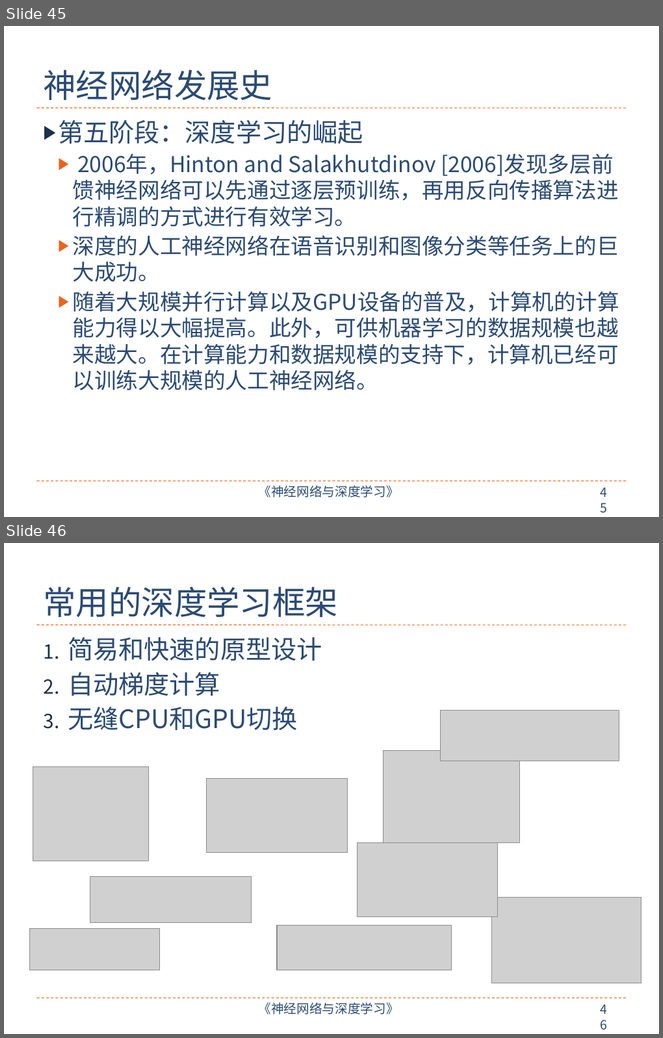
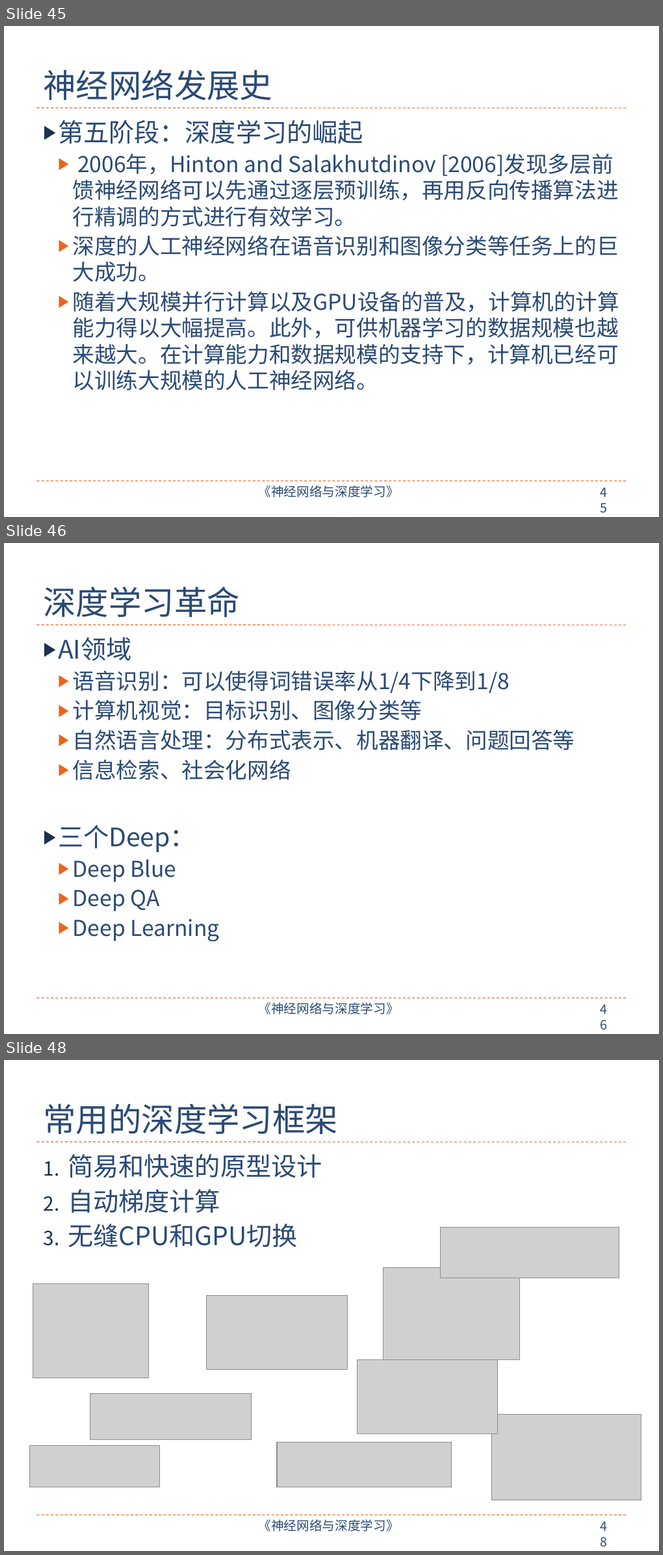
Before and after one commit to nndl/nndl.github.io, a slide deck: ppt/chap-绪论.pptx. Shown one above the other, each under a label of ours: slides 45 and 46 before the commit, slides 45, 46 and 48 after it; the slides between them are not shown. The pictures are 663x1038 and 663x1555 pixels, drawn with LibreOffice and Linux fonts; fonts in the diff are those of the drawing; grey boxes stand for pictures. Boxes give left, top, right and bottom in pixels: in the first picture for what was removed or moved away, otherwise in the second. Text is boxed around its words. In the diff, an @@ line names an element or a change of style, - is before the commit and + after.

Commit message:
chap-前馈神经网络

```diff
--- a/ppt/chap-绪论.pptx
+++ b/ppt/chap-绪论.pptx
@@ slide 46 added at bbox=[4, 543, 659, 1034], background #FFFFFF; not listed: 4 template elements that a slide beside it also shows @@
@@ title added at bbox=[43, 587, 239, 617], 36 pt, text #2A4A75 @@
+深度学习革命
@@ text added at bbox=[58, 637, 575, 942], 24 pt, text #2A4A75 @@
+▶ AI领域
+  ▶ 语音识别：可以使得词错误率从1/4下降到1/8
+  ▶ 计算机视觉：目标识别、图像分类等
+  ▶ 自然语言处理：分布式表示、机器翻译、问题回答等
+  ▶ 信息检索、社会化网络
+▶ 三个Deep：
+  ▶ Deep Blue
+  ▶ Deep QA
+  ▶ Deep Learning
@@ what was slide 46 is now slide 48 @@
@@ page number at bbox=[594, 1516, 621, 1538]: text changed @@
-46
+48
```
Also in this commit, not shown: 1 other slide added, 2 other files.
